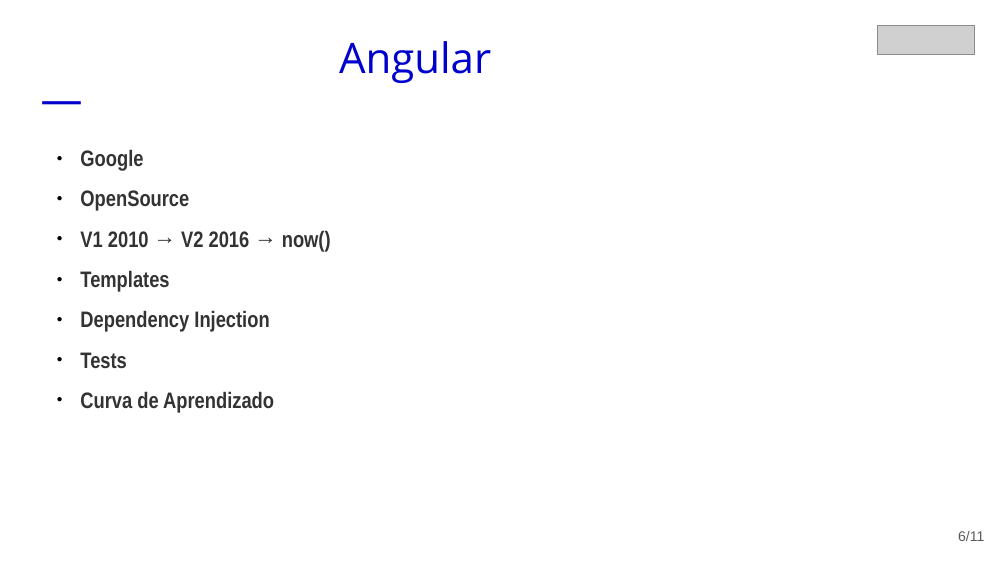
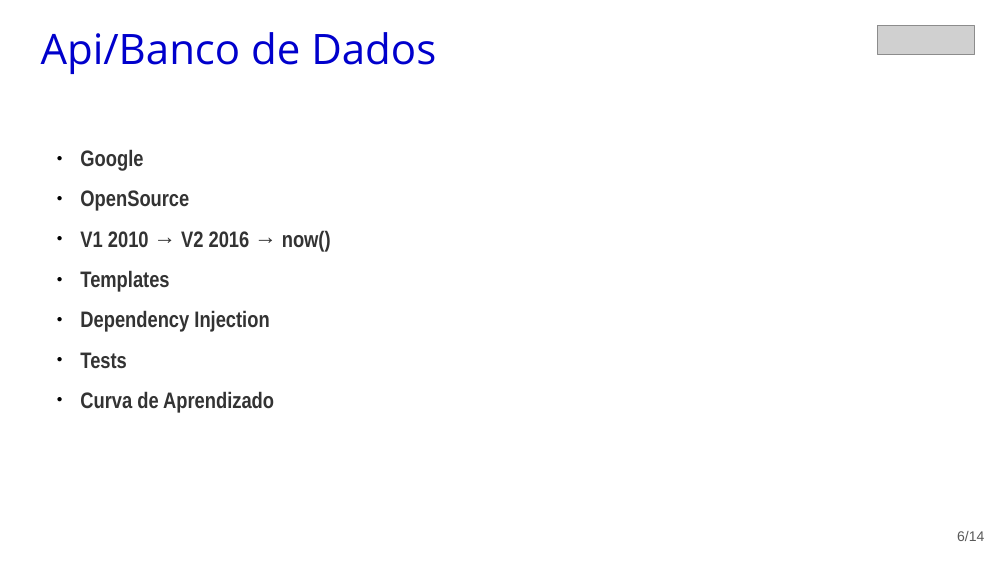
Before and after one commit to nilsonsmf/workshopsd, a slide deck: slide 6 of docs/workshop-sd-presentation.odp. Drawn at 1008x567 pixels with LibreOffice and Linux fonts; fonts in the diff are those of the drawing; grey boxes stand for pictures. Boxes give left, top, right and bottom in pixels: in the first picture for what was removed or moved away, otherwise in the second. Text is boxed around its words. In the diff, an @@ line names an element or a change of style, - is before the commit and + after.

```diff
--- a/docs/workshop-sd-presentation.odp
+++ b/docs/workshop-sd-presentation.odp
@@ title at (41, 32, 436, 74): text changed @@
-Angular
-—
+Api/Banco de Dados
@@ page number at (957, 531, 984, 541): text changed @@
-6/11
+6/14
```
Also in this commit, not shown: 6 other slides changed, 3 slides added.
